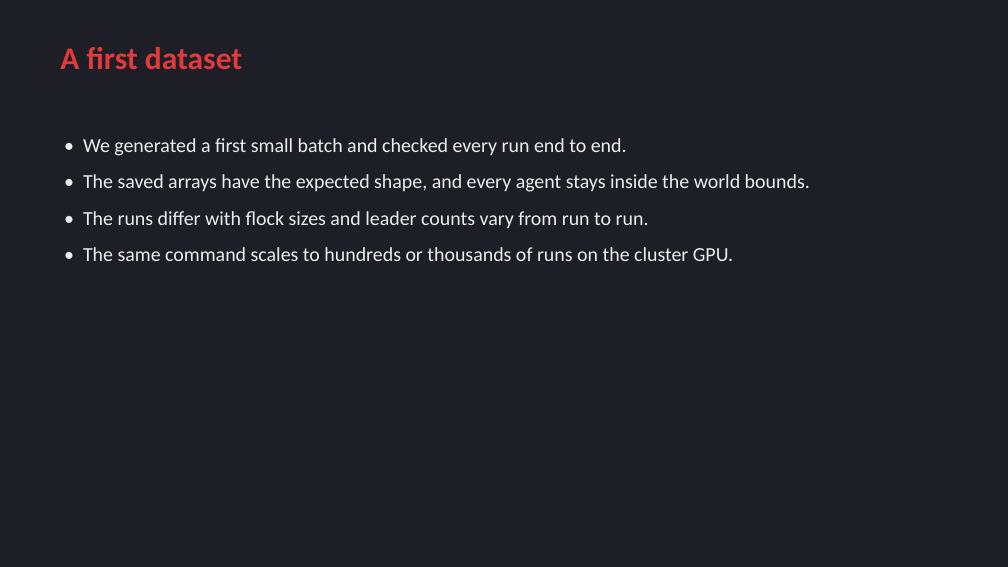
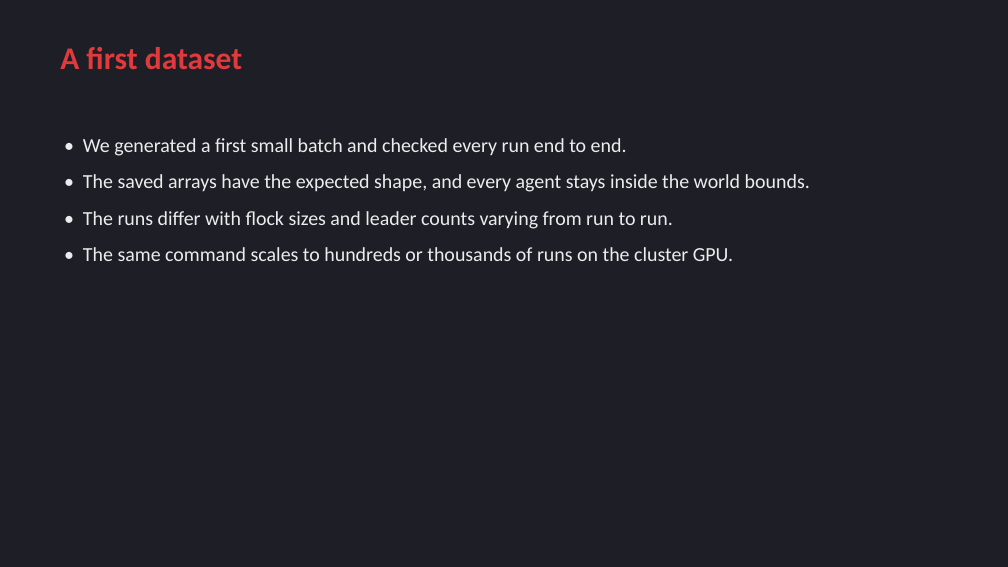
Before and after one commit to MustafaNazeer/Boids-Simulation-Research, a slide deck: slide 5 of meetings/30-june/presentation/progress-deck.pptx. Drawn at 1008x567 pixels with LibreOffice and Linux fonts; fonts in the diff are those of the drawing. Boxes give left, top, right and bottom in pixels: in the first picture for what was removed or moved away, otherwise in the second. Text is boxed around its words. In the diff, an @@ line names an element or a change of style, - is before the commit and + after.

```diff
--- a/meetings/30-june/presentation/progress-deck.pptx
+++ b/meetings/30-june/presentation/progress-deck.pptx
@@ text at (83,211,673,229): text changed @@
-• The runs differ with flock sizes and leader counts vary from run to run.
+• The runs differ with flock sizes and leader counts varying from run to run.
```
Also in this commit, not shown: 1 other slide changed, 1 slide added.
